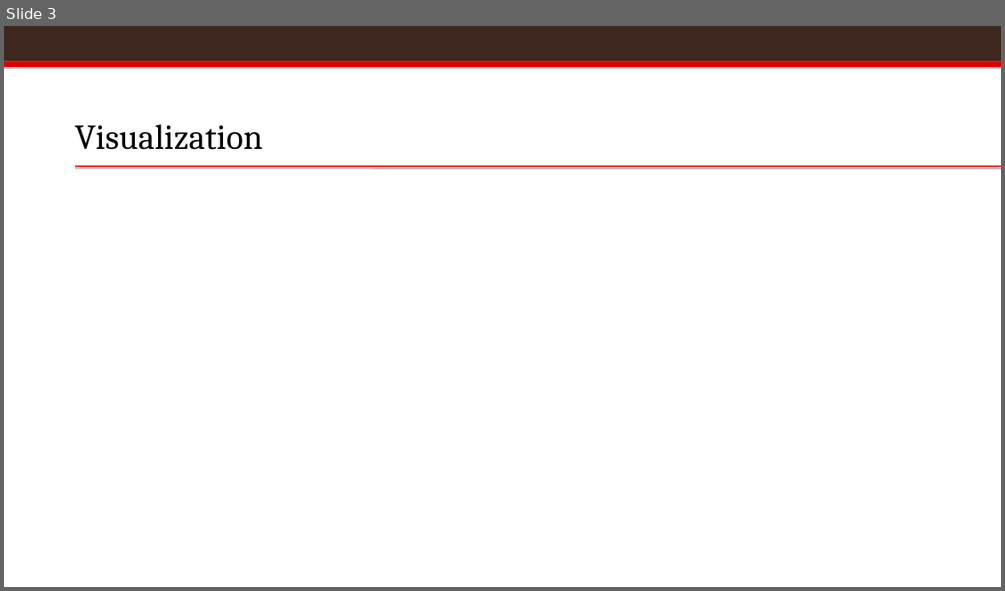
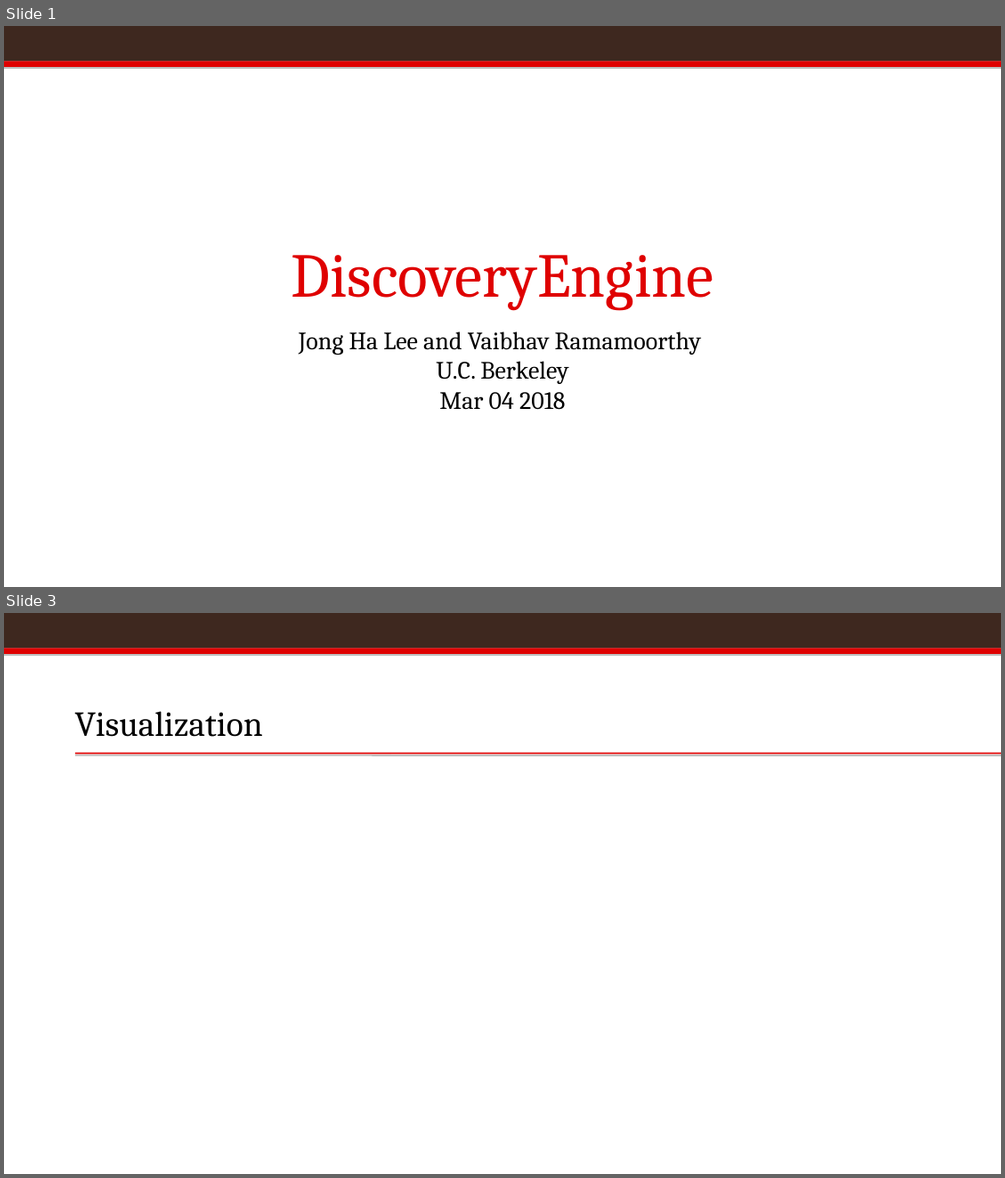
Before and after one commit to vaibhavram/browndatathon, a slide deck: brownDatathonPres.pptx. Shown one above the other, each under a label of ours: slide 3 before the commit, slides 1 and 3 after it; the slides between them are not shown. The pictures are 1005x591 and 1005x1178 pixels, drawn with LibreOffice and Linux fonts; fonts in the diff are those of the drawing; background and template pictures are left out. Boxes give left, top, right and bottom in pixels: in the first picture for what was removed or moved away, otherwise in the second. Text is boxed around its words. In the diff, an @@ line names an element or a change of style, - is before the commit and + after.

```diff
--- a/brownDatathonPres.pptx
+++ b/brownDatathonPres.pptx
@@ slide 1 added at (4, 26, 1001, 587), background #FFFFFF; not listed: 2 template elements that a slide beside it also shows @@
@@ title added at (291, 255, 714, 310), 60 pt, text #DF0000 @@
+DiscoveryEngine
@@ subtitle added at (299, 331, 701, 410), 24 pt, text #000000 @@
+Jong Ha Lee and Vaibhav Ramamoorthy
+U.C. Berkeley
+Mar 04 2018
```
Also in this commit, not shown: 1 slide changed, 1 other slide added, 2 slides removed, 1 other file.
